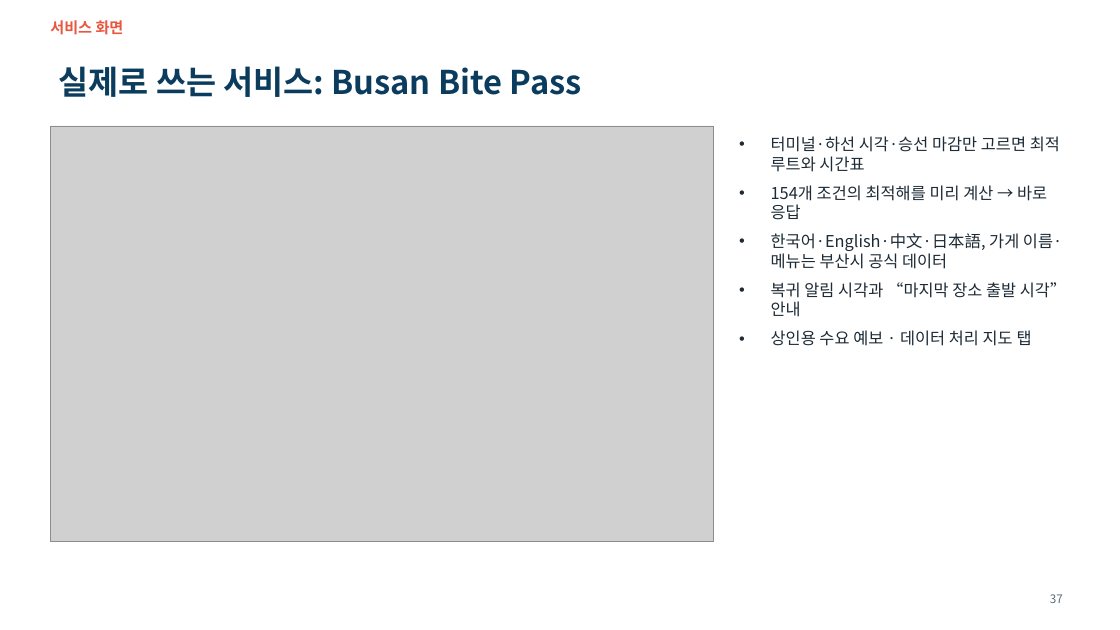
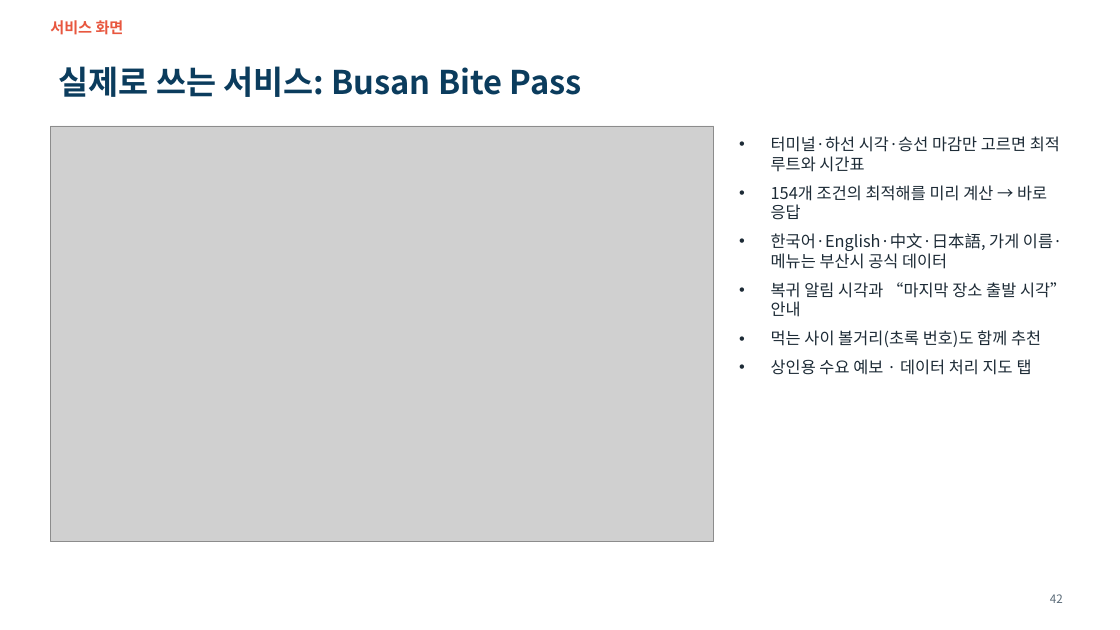
Before and after one commit to ddayoung03/busan-cruise-unpassing, a slide deck: slide 42 of 05_문서/3주차_발표자료.pptx (slide 37 before the commit). Drawn at 1120x630 pixels with LibreOffice and Linux fonts; fonts in the diff are those of the drawing; grey boxes stand for pictures. Boxes give left, top, right and bottom in pixels: in the first picture for what was removed or moved away, otherwise in the second. Text is boxed around its words. In the diff, an @@ line names an element or a change of style, - is before the commit and + after.

```diff
--- a/05_문서/3주차_발표자료.pptx
+++ b/05_문서/3주차_발표자료.pptx
@@ text at box(771, 330, 1041, 347): paragraph added @@
+• 먹는 사이 볼거리(초록 번호)도 함께 추천
@@ page number at box(1050, 594, 1063, 603): text changed @@
-37
+42
```
Also in this commit, not shown: 21 other slides changed, 5 slides added, 19 other files.
